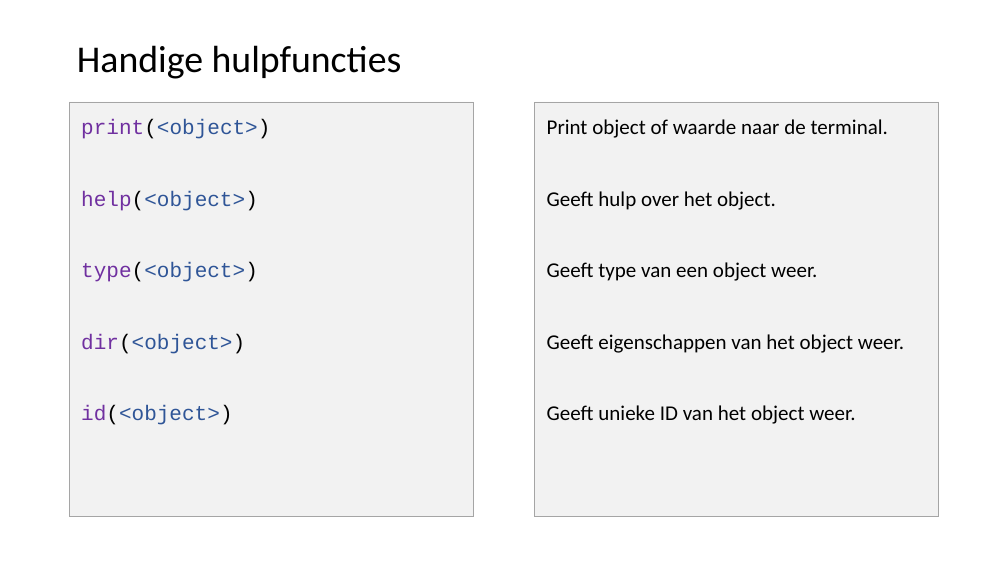
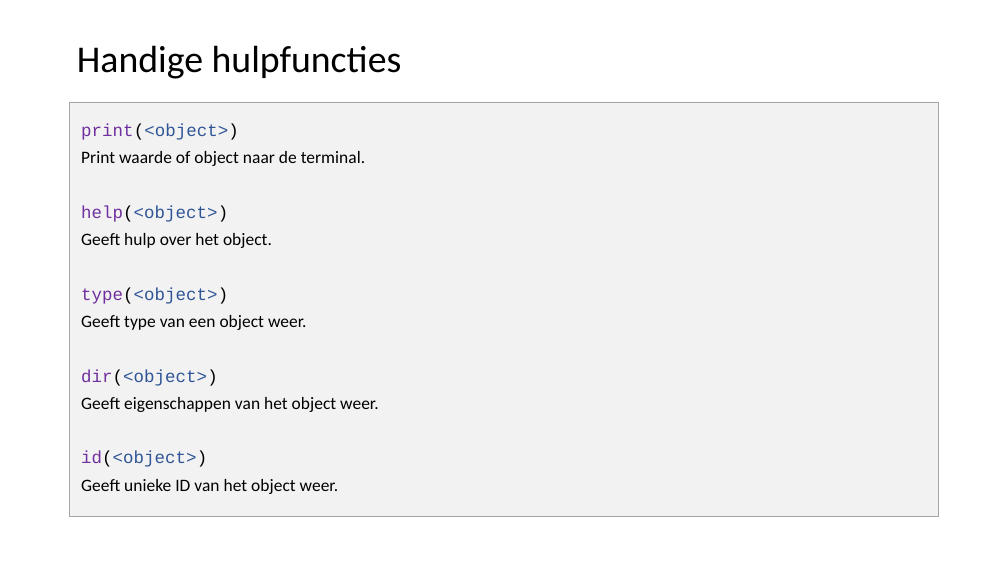
Before and after one commit to LFKoning/knowledge-sharing, a slide deck: slide 18 of python_course_4p/2_syntax_classes/2_syntax_classes.pptx. Drawn at 1008x567 pixels with LibreOffice and Linux fonts; fonts in the diff are those of the drawing. Boxes give left, top, right and bottom in pixels: in the first picture for what was removed or moved away, otherwise in the second. Text is boxed around its words. In the diff, an @@ line names an element or a change of style, - is before the commit and + after.

```diff
--- a/python_course_4p/2_syntax_classes/2_syntax_classes.pptx
+++ b/python_course_4p/2_syntax_classes/2_syntax_classes.pptx
@@ text "print(<object>)": place and size @@
-text "print(<object>)" at box(70, 102, 473, 516)
+text "print(<object>)" at box(70, 102, 939, 516)
@@ text "print(<object>)" at box(70, 102, 939, 516): vertical alignment top to middle @@
@@ rectangle removed at box(535, 102, 938, 516) @@
-Print object of waarde naar de terminal.
-Geeft hulp over het object.
-Geeft type van een object weer.
-Geeft eigenschappen van het object weer.
-Geeft unieke ID van het object weer.
@@ text at box(81, 124, 239, 467): size 20 to 16.6 pt in "print(<object>)", "help(<object>)", "type(<object>)", "dir(<object>)" and 1 more places; line spacing 1 to 0.8 @@
@@ text at box(81, 151, 365, 166): paragraph added @@
+Print waarde of object naar de terminal.
@@ text at box(81, 233, 272, 248): paragraph added @@
+Geeft hulp over het object.
@@ text at box(81, 315, 307, 330): paragraph added @@
+Geeft type van een object weer.
@@ text at box(81, 397, 379, 412): paragraph added @@
+Geeft eigenschappen van het object weer.
@@ text at box(81, 479, 339, 494): paragraph added @@
+Geeft unieke ID van het object weer.
```
Also in this commit, not shown: 39 other slides changed, 6 slides added, 3 slides removed, 20 other files.
